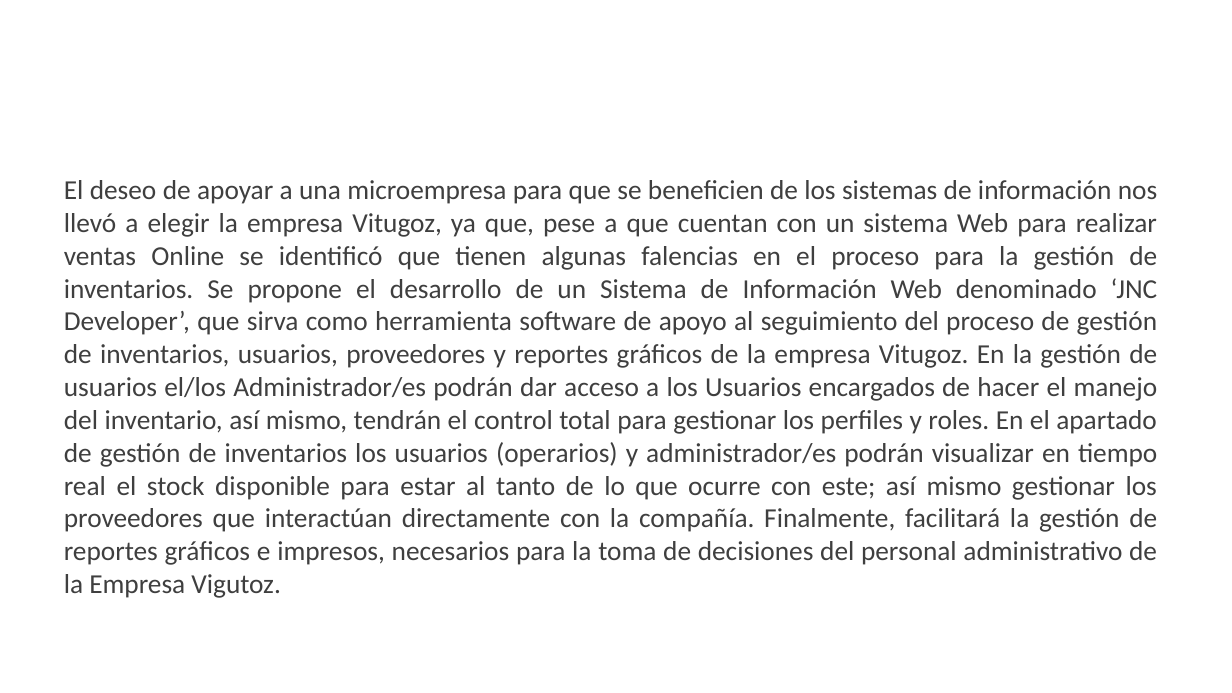
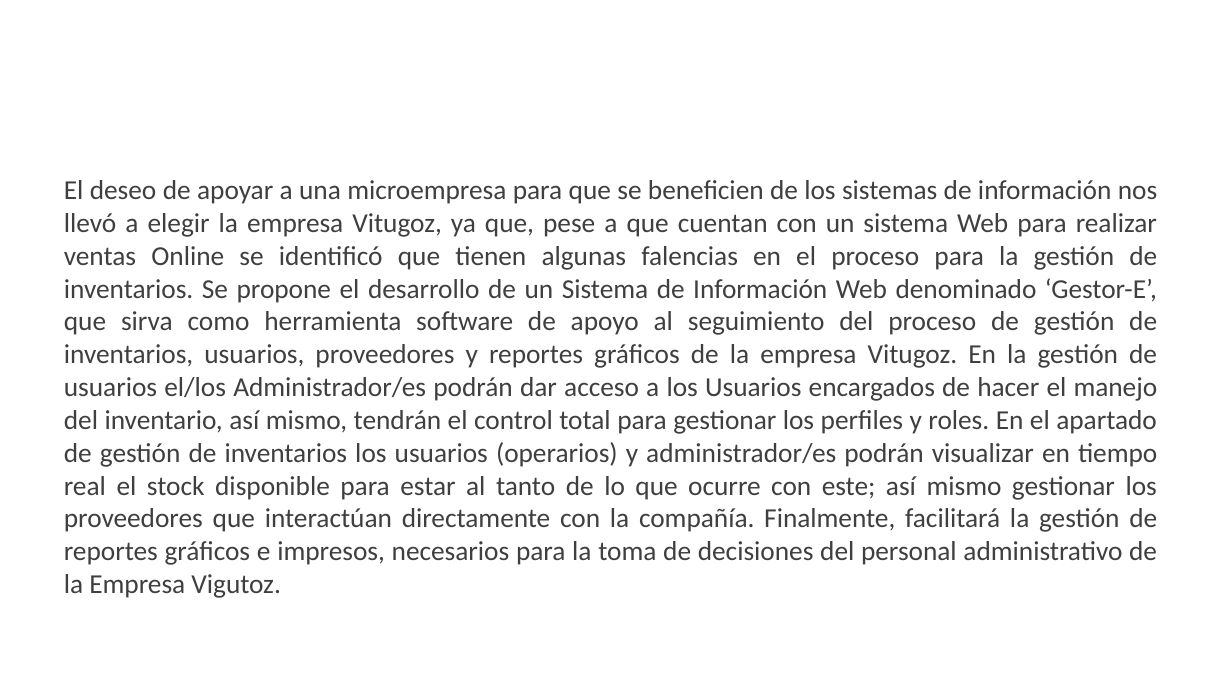
Before and after one commit to NicolasReatiga/Gestor-e, a slide deck: slide 9 of proy_formativo/documentacion/1er_Trim/1 - Plantilla de Presentación de la Sustentacion.pptx. Drawn at 1232x693 pixels with LibreOffice and Linux fonts; fonts in the diff are those of the drawing; background and template pictures are left out. Boxes give left, top, right and bottom in pixels: in the first picture for what was removed or moved away, otherwise in the second. Text is boxed around its words. In the diff, an @@ line names an element or a change of style, - is before the commit and + after.

```diff
--- a/proy_formativo/documentacion/1er_Trim/1 - Plantilla de Presentación de la Sustentacion.pptx
+++ b/proy_formativo/documentacion/1er_Trim/1 - Plantilla de Presentación de la Sustentacion.pptx
@@ text at (64,180,1158,598): text changed @@
-El deseo de apoyar a una microempresa para que se beneficien de los sistemas de información nos llevó a elegir la empresa Vitugoz, ya que, pese a que cuentan con un sistema Web para realizar ventas Online se identificó que tienen algunas falencias en el proceso para la gestión de inventarios. Se propone el desarrollo de un Sistema de Información Web denominado ‘JNC Developer’, que sirva como herramienta software de apoyo al seguimiento del proceso de gestión de inventarios, usuarios, proveedores y reportes gráficos de la empresa Vitugoz. En la gestión de usuarios el/los Administrador/es podrán dar acceso a los Usuarios encargados de hacer el manejo del inventario, así mismo, tendrán el control total para gestionar los perfiles y roles. En el apartado de gestión de inventarios los usuarios (operarios) y administrador/es podrán visualizar en tiempo real el stock disponible para estar al tanto de lo que ocurre con este; así mismo gestionar los proveedores que interactúan directamente con la compañía. Finalmente, facilitará la gestión de reportes gráficos e impresos, necesarios para la toma de decisiones del personal administrativo de la Empresa Vigutoz.
+El deseo de apoyar a una microempresa para que se beneficien de los sistemas de información nos llevó a elegir la empresa Vitugoz, ya que, pese a que cuentan con un sistema Web para realizar ventas Online se identificó que tienen algunas falencias en el proceso para la gestión de inventarios. Se propone el desarrollo de un Sistema de Información Web denominado ‘Gestor-E’, que sirva como herramienta software de apoyo al seguimiento del proceso de gestión de inventarios, usuarios, proveedores y reportes gráficos de la empresa Vitugoz. En la gestión de usuarios el/los Administrador/es podrán dar acceso a los Usuarios encargados de hacer el manejo del inventario, así mismo, tendrán el control total para gestionar los perfiles y roles. En el apartado de gestión de inventarios los usuarios (operarios) y administrador/es podrán visualizar en tiempo real el stock disponible para estar al tanto de lo que ocurre con este; así mismo gestionar los proveedores que interactúan directamente con la compañía. Finalmente, facilitará la gestión de reportes gráficos e impresos, necesarios para la toma de decisiones del personal administrativo de la Empresa Vigutoz.
```
Also in this commit, not shown: 3 other slides changed, 55 other files.
